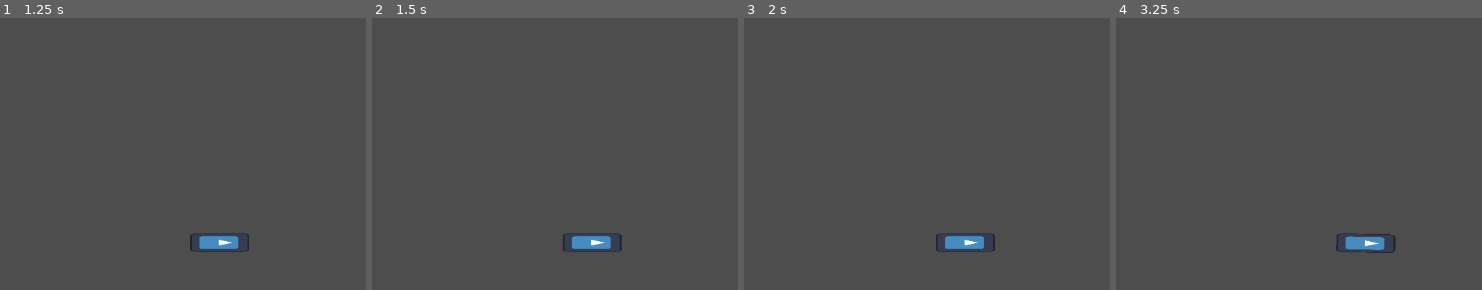
Above: before the commit, frames 1-4 (left to right).
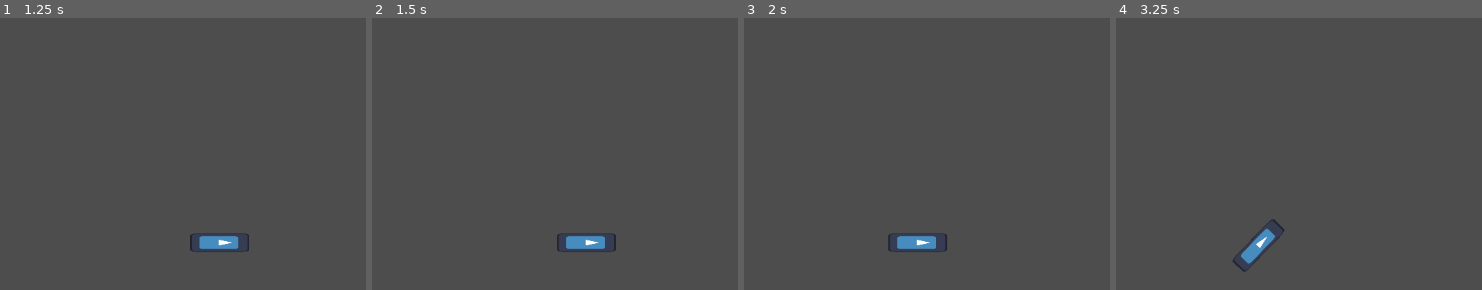
Above: after the commit, the same moments.

Repository: Jeremiej19/edison
Game: Godot game, scene res://scenes/game.tscn
Same seed, same stepped clock (60 frames per second), same inputs: the game is played once before the commit and once after it. The engine's default icon, where the game draws it, is replaced by a stand-in: a white triangle on a blue panel in a dark square.
Inputs:
- Up to frame 1 (1.25 s): tap Enter at 0.5 s; hold D (move_right) from 0.53 s (still down)
- Up to frame 2 (1.5 s): tap Space at 1.25 s; release D (move_right) at 1.28 s; hold S (move_down) from 1.28 s (still down)
- Up to frame 3 (2 s): keep holding S (move_down)
- Up to frame 4 (3.25 s): release S (move_down) at 2.03 s; hold D (move_right) 2.03-2.78 s; hold W (move_up) from 2.78 s (still down)

Frame 1 is identical in both runs. In frame 2, 0.4% of the frame differs, in the area x 50-69%, y 79-87%; in frame 3, 1.2%; in frame 4, 1.4%, in the area x 31-77%, y 73-94%.

Commit message:
Model C
reversegit add .git add .

Diff:
--- a/scenes/game.tscn
+++ b/scenes/game.tscn
@@ -1,6 +1,21 @@
-[gd_scene load_steps=2 format=3 uid="uid://17tenvnwbdmn"]
+[gd_scene load_steps=6 format=3 uid="uid://17tenvnwbdmn"]
 
 [ext_resource type="PackedScene" uid="uid://buqpvp1fgp4qn" path="res://scenes/player.tscn" id="1_uwrxv"]
+
+[sub_resource type="WorldBoundaryShape2D" id="WorldBoundaryShape2D_uwrxv"]
+distance = -801.0
+
+[sub_resource type="WorldBoundaryShape2D" id="WorldBoundaryShape2D_yqjtg"]
+normal = Vector2(0, 1)
+distance = -812.0
+
+[sub_resource type="WorldBoundaryShape2D" id="WorldBoundaryShape2D_lnu2h"]
+normal = Vector2(1, 0)
+distance = -1437.0
+
+[sub_resource type="WorldBoundaryShape2D" id="WorldBoundaryShape2D_lbhrr"]
+normal = Vector2(-1, 0)
+distance = -1420.0
 
 [node name="Game" type="Node2D"]
 
@@ -9,3 +24,19 @@
 
 [node name="Camera2D" type="Camera2D" parent="."]
 zoom = Vector2(0.4, 0.4)
+
+[node name="StaticBody2D" type="StaticBody2D" parent="."]
+
+[node name="CollisionShape2D" type="CollisionShape2D" parent="StaticBody2D"]
+light_mask = 0
+visibility_layer = 0
+shape = SubResource("WorldBoundaryShape2D_uwrxv")
+
+[node name="CollisionShape2D2" type="CollisionShape2D" parent="StaticBody2D"]
+shape = SubResource("WorldBoundaryShape2D_yqjtg")
+
+[node name="CollisionShape2D3" type="CollisionShape2D" parent="StaticBody2D"]
+shape = SubResource("WorldBoundaryShape2D_lnu2h")
+
+[node name="CollisionShape2D4" type="CollisionShape2D" parent="StaticBody2D"]
+shape = SubResource("WorldBoundaryShape2D_lbhrr")
--- a/scripts/player.gd
+++ b/scripts/player.gd
@@ -35,14 +35,18 @@
 	var rear_wheel = position - transformX * WHEEL_BASE/2.0
 	var front_wheel = position + transformX * WHEEL_BASE/2.0
 	prints(rear_wheel,front_wheel)
-	var direction = velocity * delta
-	rear_wheel += direction
-	front_wheel += direction.rotated(turn)
+
+	rear_wheel += velocity * delta
+	front_wheel += velocity.rotated(turn)  * delta
 	prints(rear_wheel,front_wheel)
 	var new_heading = (front_wheel - rear_wheel).normalized()
 	print(new_heading)
+	var direction = new_heading.dot(velocity.normalized())
+	if direction > 0:
+		velocity = new_heading * velocity.length()
+	else:
+		velocity = -new_heading * velocity.length() * 0.977 # TODO: a chyba bez tego
 	rotation = new_heading.angle()
-	velocity = new_heading * velocity.length()
 
 	print(velocity)
 	print(direction)
